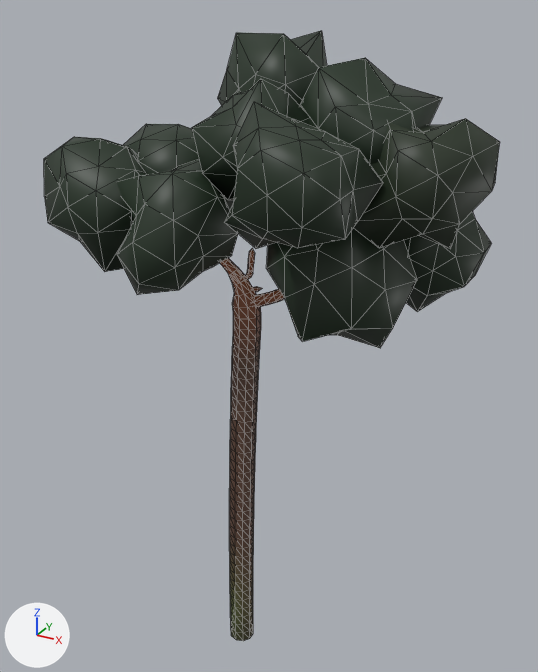
The glTF model Data/Buttertubs/Trees/SM_TreeFar_pine_1.glb as it was, and as the next commit left it.
Rendered twice from a 50 mm lens placed at (9.98, -16.26, 18.04), pointed at (0.59, 0.81, 9.5). The lights are fixed; the arrows at lower left show +X, +Y and +Z. The older version comes first. Mesh edges are drawn as thin lines. Vertices at exactly the same position are counted once.

The scene before the commit, as lines of its bpy script (objects in view):
```python
me_sm_treefar_pine_1 = bpy.data.meshes.new('SM_TreeFar_pine_1')
me_sm_treefar_pine_1.from_pydata(...)  # 1061 vertices, 2012 faces; spans x -4.1..6.6, y -4.2..5.3, z -1.2..17.5
me_sm_treefar_pine_1.materials.append(mat_defaultmaterial)
ob_sm_treefar_pine_1 = bpy.data.objects.new('SM_TreeFar_pine_1', me_sm_treefar_pine_1)
ob_sm_treefar_pine_1.location = (0.0, 0.0, 0.0)
```
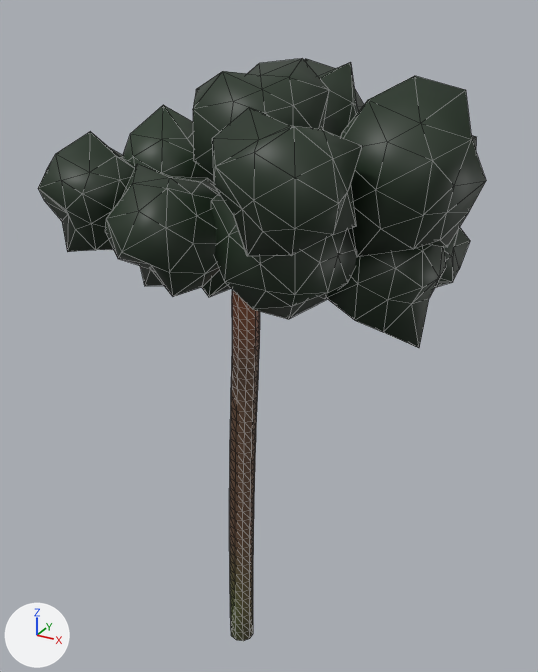
Scene script edits in JSON lines:
```json
{"block": "me_sm_treefar_pine_1", "where": "# used by ob_sm_treefar_pine_1; location = (0.0, 0.0, 0.0)"}
{"op": "remove", "block": "me_sm_treefar_pine_1", "code": "me_sm_treefar_pine_1.from_pydata(...)  # 1061 vertices, 2012 faces; spans x -4.1..6.6, y -4.2..5.3, z -1.2..17.5"}
{"op": "add", "block": "me_sm_treefar_pine_1", "code": "me_sm_treefar_pine_1.from_pydata(...)  # 1109 vertices, 2104 faces; spans x -4.2..6.4, y -4.3..4.8, z -1.2..17.0"}
{"block": "me_sm_treefar_pine_1", "change": "me_sm_treefar_pine_1 part 1: a new loose piece of 42 vertices spanning x -3.8..-0.2, y -1.5..1.7, z 12.2..15.8, in mat_defaultmaterial"}
{"block": "me_sm_treefar_pine_1", "change": "me_sm_treefar_pine_1 part 2: a new loose piece of 42 vertices spanning x -2.0..1.4, y -4.0..-0.5, z 11.6..14.7, in mat_defaultmaterial"}
{"block": "me_sm_treefar_pine_1", "change": "me_sm_treefar_pine_1 part 3: a new loose piece of 42 vertices spanning x 2.2..5.2, y 1.6..4.8, z 10.3..13.5, in mat_defaultmaterial"}
{"block": "me_sm_treefar_pine_1", "change": "me_sm_treefar_pine_1 part 4: the loose piece of 42 vertices spanning x 3.5..6.6, y -2.2..1.1, z 13.2..16.0 is deleted"}
{"block": "me_sm_treefar_pine_1", "change": "me_sm_treefar_pine_1 part 5: 472 vertices moved from x -3.5..5.1, y -4.2..5.3, z 10.4..17.5 to x -4.2..6.4, y -4.3..4.7, z 10.2..17.0; 178 vertices removed from x -4.1..6.0, y -3.2..3.8, z 10.5..15.1; 108 vertices added at x -1.3..2.7, y -0.5..0.3, z 11.4..15.3"}
{"block": "me_sm_treefar_pine_1", "change": "me_sm_treefar_pine_1 part 6: 966 kept faces spanning x -4.2..6.4, y -4.3..4.7, z 7.5..17.0 get new vertex colours"}
{"block": "me_sm_treefar_pine_1", "change": "other edits to the shape of me_sm_treefar_pine_1 do not show in these pictures"}
```

Pixel boxes (x1, y1, x2, y2) of what changed, in the pictures (538 x 672 px; the box of a moved part takes in the faces that stretch with it):
```json
{"object": "SM_TreeFar_pine_1", "change": "reshaped", "before": [44, 30, 500, 641], "after": [38, 58, 486, 641]}
{"part": 1, "of": "me_sm_treefar_pine_1", "change": "added", "after": [122, 105, 214, 183]}
{"part": 2, "of": "me_sm_treefar_pine_1", "change": "added", "after": [105, 163, 219, 297]}
{"part": 3, "of": "me_sm_treefar_pine_1", "change": "added", "after": [435, 227, 470, 288]}
{"part": 4, "of": "me_sm_treefar_pine_1", "change": "deleted", "before": [354, 118, 500, 249]}
{"part": 5, "of": "me_sm_treefar_pine_1", "change": "moved or reshaped", "before": [44, 68, 491, 328], "after": [209, 187, 445, 308], "on screen": "mostly hidden afterwards"}
{"part": 6, "of": "me_sm_treefar_pine_1", "change": "recoloured", "before": [117, 30, 442, 400], "after": [38, 58, 486, 400]}
```
